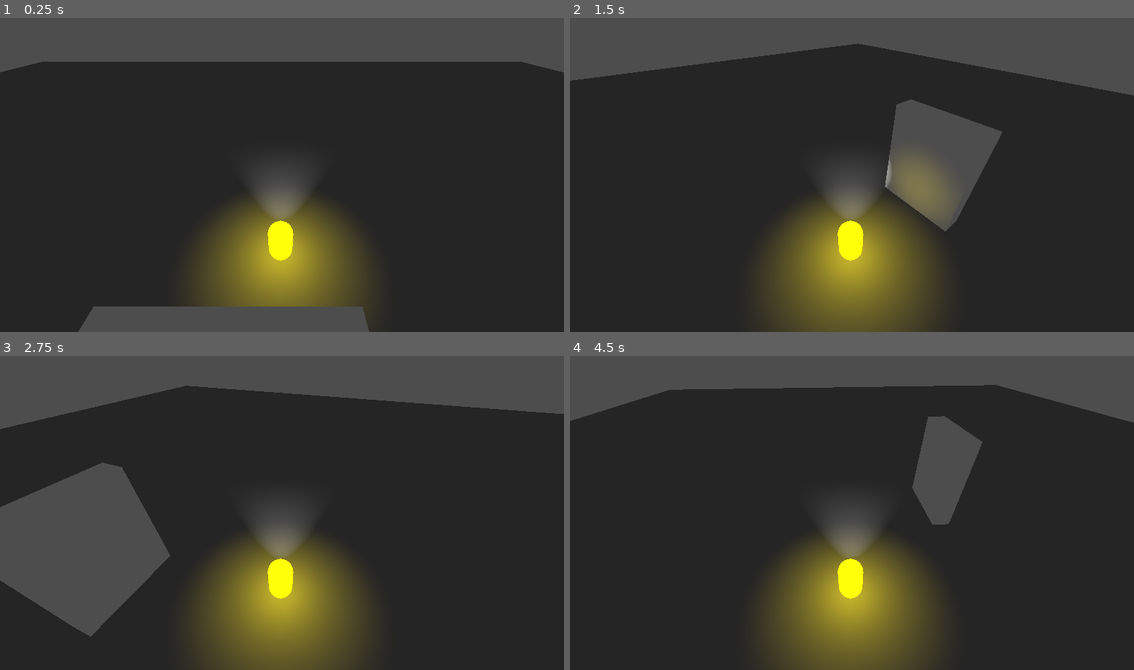
Above: before the commit, frames 1-4 (two rows, left to right).
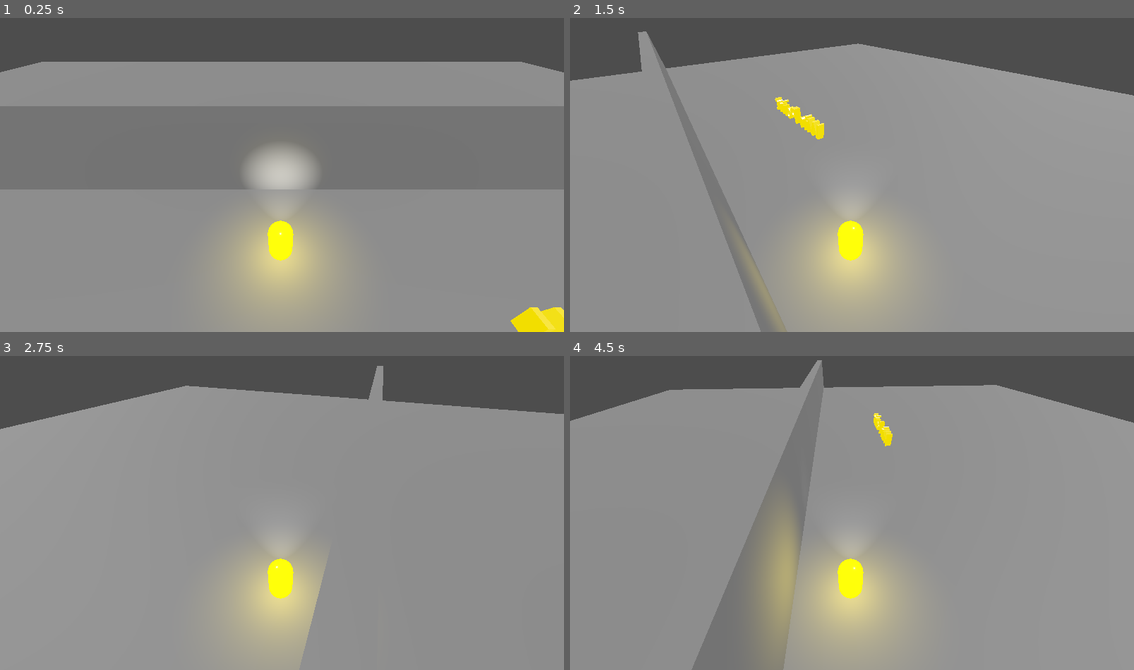
Above: after the commit, the same moments.

Repository: AmirHA-dotcom/BugsBuzzy
Game: Godot game, scene res://Scense/node_3d.tscn
Two runs of this game, one before a commit and one after it. Both use one fixed random seed, a clock stepped at 60 frames per second and the inputs below.
Inputs:
- Up to frame 1 (0.25 s): no input
- Up to frame 2 (1.5 s): tap Enter (ui_accept) at 0.5, 0.77 s; hold E (rotate_right) 0.53-1.28 s; hold S (ui_down) from 1.28 s (still down)
- Up to frame 3 (2.75 s): tap Enter (ui_accept) at 1.52 s; release S (ui_down) at 2.03 s; hold E (rotate_right) from 2.03 s (still down)
- Up to frame 4 (4.5 s): release E (rotate_right) at 2.78 s; hold W (ui_up) 2.78-3.53 s; tap Enter (ui_accept) at 3.02, 3.77 s; hold Q (rotate_left) from 3.53 s (still down)

The runs differ from the first frame. In frame 1, 85% of the frame differs, in the area x 0-100%, y 13-100%; in frame 2, 85%; in frame 3, 85%; in frame 4, 87%, in the area x 0-100%, y 1-100%.

Commit message:
Win Point

Diff:
--- /dev/null
+++ b/Map/area_3d.gd
@@ -0,0 +1,12 @@
+extends Area3D
+
+# Signal for when a player wins
+signal player_won
+
+# This function is triggered when an object enters the area
+func _on_Win_Point_body_entered(body: Node):
+	# Check if the object that collided is the player
+	if body.name == "Player":  # Ensure the player's node is named "Player"
+		print("You Won!")
+		emit_signal("player_won")  # Emit the win signal if needed for further use
+		# You can add more logic here, like triggering a victory screen or stopping the game.
--- a/Map/wall.tscn
+++ b/Map/wall.tscn
@@ -1,10 +1,8 @@
-[gd_scene load_steps=4 format=3 uid="uid://dd3yne4nsjp6u"]
+[gd_scene load_steps=3 format=3 uid="uid://dd3yne4nsjp6u"]
 
 [sub_resource type="BoxMesh" id="BoxMesh_5skig"]
 
-[sub_resource type="StandardMaterial3D" id="StandardMaterial3D_5skig"]
-
-[sub_resource type="ConvexPolygonShape3D" id="ConvexPolygonShape3D_slv42"]
+[sub_resource type="ConvexPolygonShape3D" id="ConvexPolygonShape3D_5skig"]
 points = PackedVector3Array(-0.5, -0.5, -0.5, 0.5, 0.5, 0.5, 0.5, -0.5, 0.5, 0.5, 0.5, -0.5, -0.5, 0.5, 0.5, 0.5, -0.5, -0.5, -0.5, -0.5, 0.5, -0.5, 0.5, -0.5)
 
 [node name="wall" type="StaticBody3D"]
@@ -12,8 +10,7 @@
 [node name="MeshInstance3D" type="MeshInstance3D" parent="."]
 transform = Transform3D(4, 0, 0, 0, 5, 0, 0, 0, 1, 0, 2.5, 0)
 mesh = SubResource("BoxMesh_5skig")
-surface_material_override/0 = SubResource("StandardMaterial3D_5skig")
 
 [node name="CollisionShape3D" type="CollisionShape3D" parent="."]
 transform = Transform3D(4, 0, 0, 0, 5, 0, 0, 0, 1, 0, 2.5, 0)
-shape = SubResource("ConvexPolygonShape3D_slv42")
+shape = SubResource("ConvexPolygonShape3D_5skig")
--- /dev/null
+++ b/Map/win_point.gd
@@ -0,0 +1,10 @@
+extends Area3D
+
+func _ready() -> void:
+	# Safer than relying on editor wiring:
+	body_entered.connect(_on_body_entered)
+
+func _on_body_entered(body: Node) -> void:
+	# Adjust the name/class check to your player
+	if body is CharacterBody3D and body.name == "Player":
+		print("You Won!")
--- /dev/null
+++ b/Map/win_point.tscn
@@ -0,0 +1,26 @@
+[gd_scene load_steps=5 format=3 uid="uid://1euwhhrkb7il"]
+
+[ext_resource type="Script" uid="uid://d0th05kf7s2lc" path="res://Map/win_point.gd" id="1_j5v7b"]
+
+[sub_resource type="StandardMaterial3D" id="StandardMaterial3D_o8hbd"]
+metallic = 1.0
+metallic_specular = 1.0
+roughness = 0.35
+emission_enabled = true
+emission = Color(0.9478503, 0.87246233, 7.70092e-07, 1)
+
+[sub_resource type="TextMesh" id="TextMesh_j5v7b"]
+material = SubResource("StandardMaterial3D_o8hbd")
+text = "Win Point"
+
+[sub_resource type="BoxShape3D" id="BoxShape3D_j5v7b"]
+
+[node name="Win_Point" type="Area3D"]
+script = ExtResource("1_j5v7b")
+
+[node name="MeshInstance3D" type="MeshInstance3D" parent="."]
+mesh = SubResource("TextMesh_j5v7b")
+
+[node name="CollisionShape3D" type="CollisionShape3D" parent="."]
+transform = Transform3D(1, 0, 0, 0, 0.19276935, 0, 0, 0, 0.3446535, 0, 0, 0)
+shape = SubResource("BoxShape3D_j5v7b")
--- a/Scense/node_3d.tscn
+++ b/Scense/node_3d.tscn
@@ -1,8 +1,9 @@
-[gd_scene load_steps=5 format=3 uid="uid://1xfvj1p7ev1x"]
+[gd_scene load_steps=6 format=3 uid="uid://1xfvj1p7ev1x"]
 
 [ext_resource type="PackedScene" uid="uid://chwnd3cftco3p" path="res://Map/floor.tscn" id="1_7m6t5"]
 [ext_resource type="PackedScene" uid="uid://d01ykwgu2i8xg" path="res://Player/player.tscn" id="2_7dr2q"]
 [ext_resource type="PackedScene" uid="uid://dd3yne4nsjp6u" path="res://Map/wall.tscn" id="3_wussv"]
+[ext_resource type="PackedScene" uid="uid://1euwhhrkb7il" path="res://Map/win_point.tscn" id="4_qomno"]
 
 [sub_resource type="Environment" id="Environment_7dr2q"]
 volumetric_fog_enabled = true
@@ -22,7 +23,9 @@
 
 [node name="DirectionalLight3D" type="DirectionalLight3D" parent="."]
 transform = Transform3D(1, 0, 0, 0, 0.53358495, 0.84574646, 0, -0.84574646, 0.53358495, 0, 0, 0)
-visible = false
 
 [node name="wall" parent="." instance=ExtResource("3_wussv")]
-transform = Transform3D(1, 0, 0, 0, 1, 0, 0, 0, 1, -0.7452594, 0.015872955, 4.1105967)
+transform = Transform3D(22.39559, 0, 0, 0, 1, 0, 0, 0, 1, -0.26159146, 0.015872002, -4.516988)
+
+[node name="Win_Point" parent="." instance=ExtResource("4_qomno")]
+transform = Transform3D(10, 0, 0, 0, 10, 0, 0, 0, 10, 10.616684, 1.509275, 2.9461403)
--- /dev/null
+++ b/win_point.gd
@@ -0,0 +1,7 @@
+extends Area3D
+
+# When the player enters the trigger zone
+func _on_Area3D_body_entered(body):
+	print("meow")
+	if body.name == "Player":  # Check if the body entering is the player
+		print("Won!")
Not shown, added: Map/area_3d.gd.uid
Not shown, added: Map/win_point.gd.uid
Not shown, added: win_point.gd.uid
